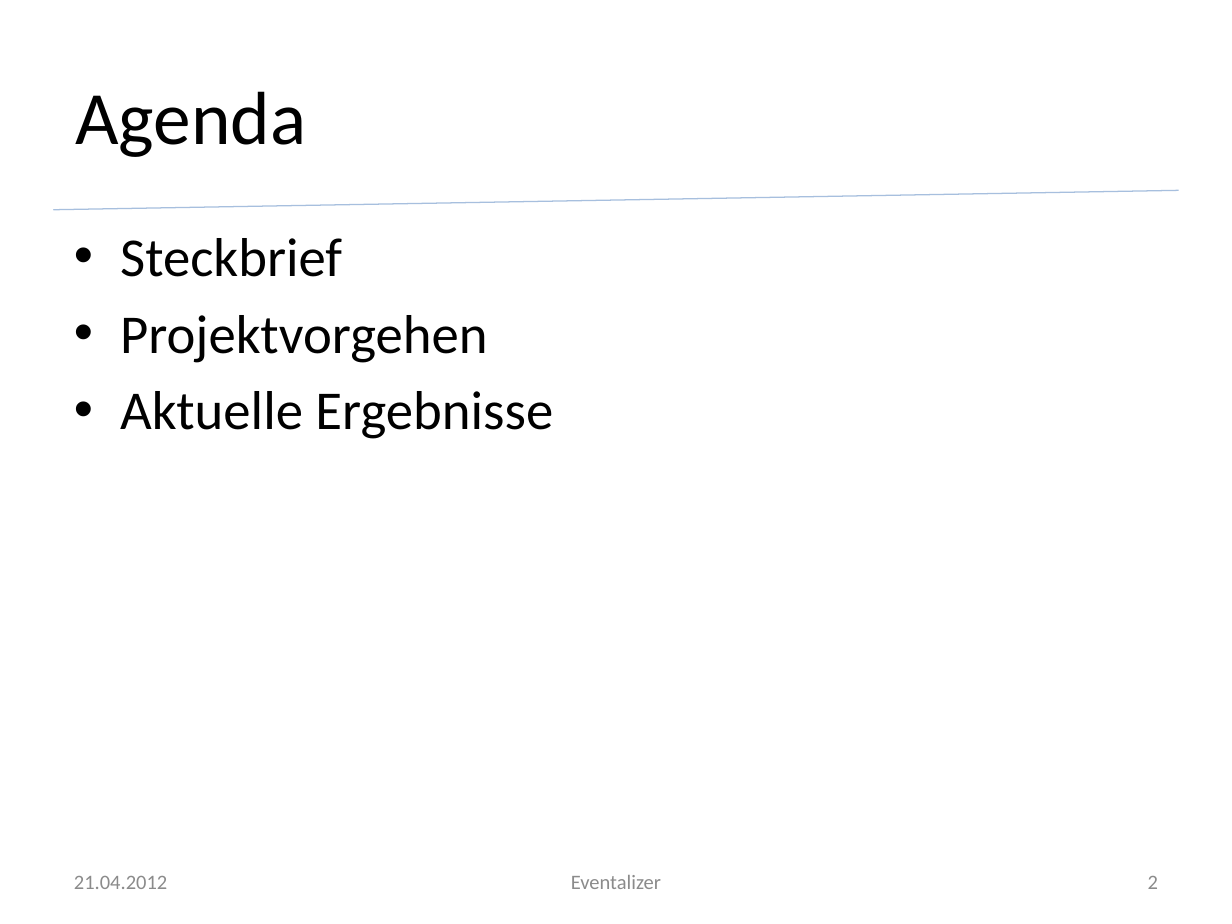
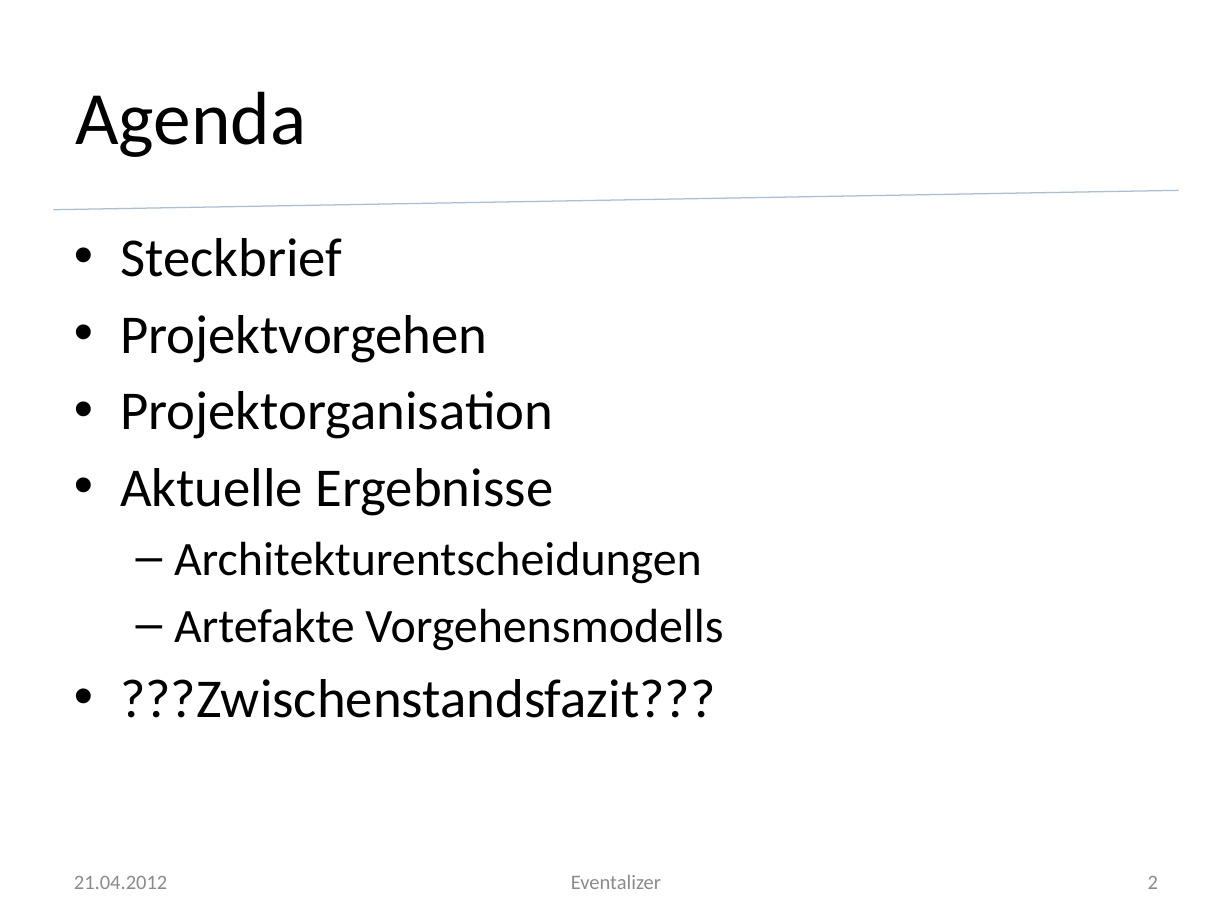
Before and after one commit to silkslostsoul/Eventalizer, a slide deck: slide 2 of Dokumente/Zwischenstand zum 2012 04 21.pptx. Drawn at 1232x924 pixels with LibreOffice and Linux fonts; fonts in the diff are those of the drawing; background and template pictures are left out. Boxes give left, top, right and bottom in pixels: in the first picture for what was removed or moved away, otherwise in the second. Text is boxed around its words. In the diff, an @@ line names an element or a change of style, - is before the commit and + after.

Commit message:
Update

```diff
--- a/Dokumente/Zwischenstand zum 2012 04 21.pptx
+++ b/Dokumente/Zwischenstand zum 2012 04 21.pptx
@@ text at bbox=[120, 391, 553, 439]: paragraph added @@
+• Projektorganisation
@@ text at bbox=[120, 541, 723, 718]: paragraphs added @@
+  – Architekturentscheidungen
+  – Artefakte Vorgehensmodells
+• ???Zwischenstandsfazit???
```
Also in this commit, not shown: 2 slides added.
